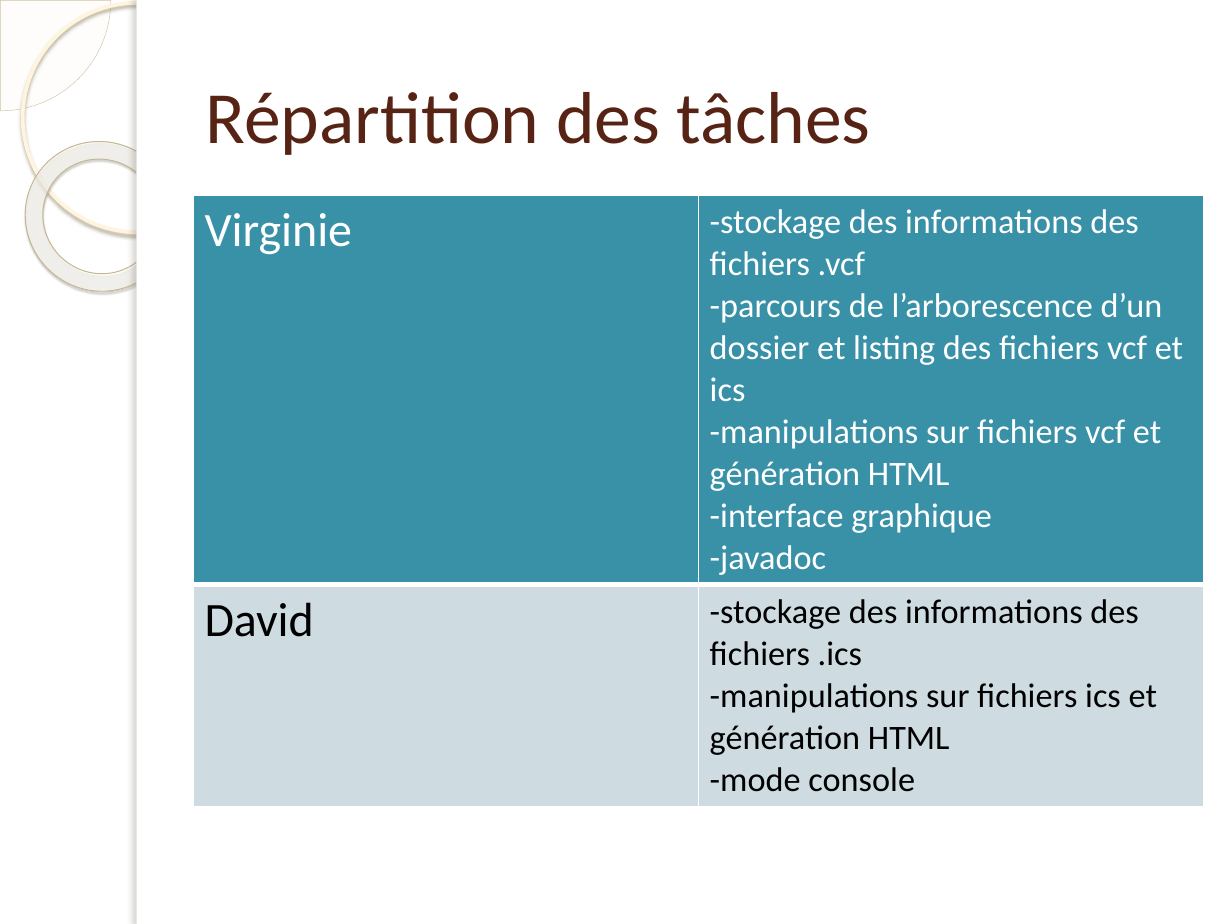
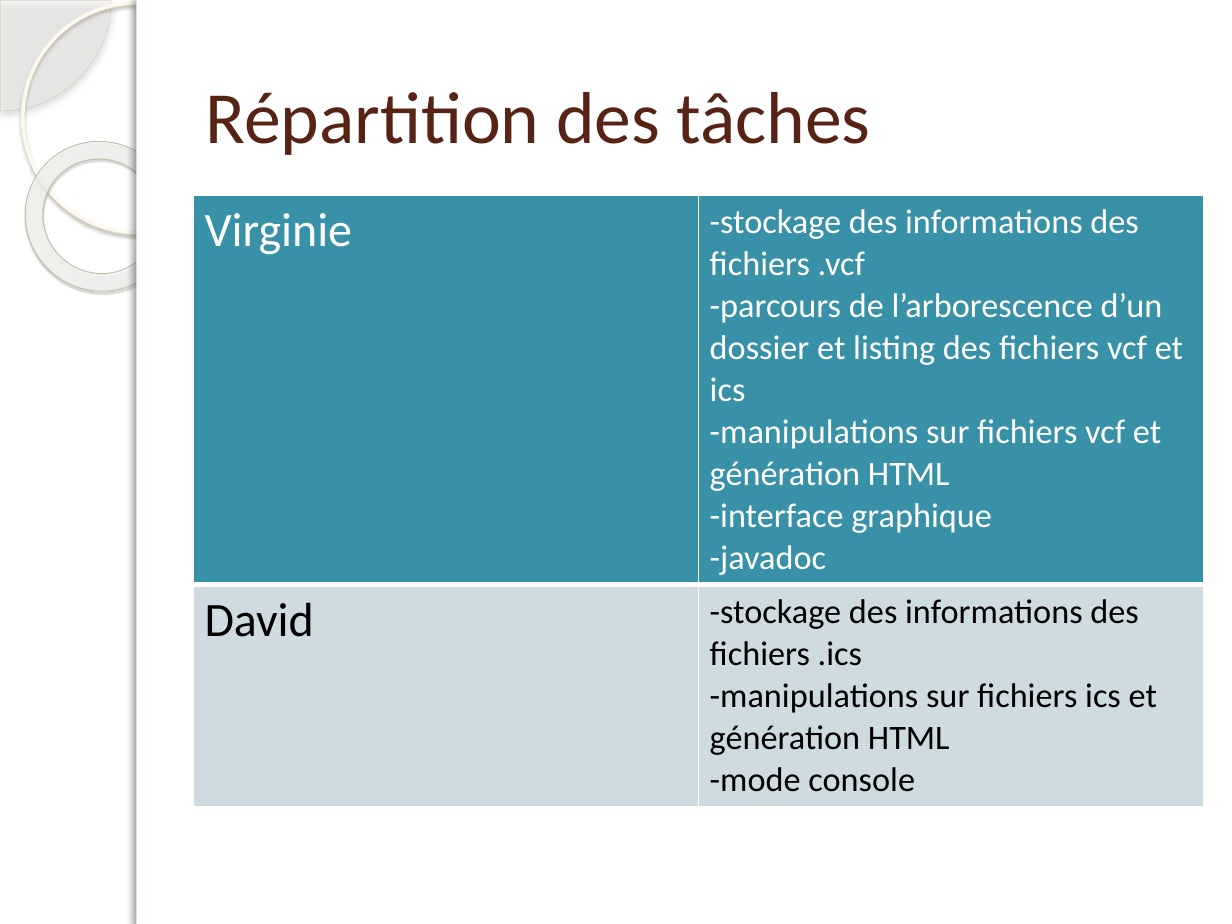
Before and after one commit to JavaVivi/Projet-JAVA-L2-, a slide deck: slide 2 of Livrables/De vCalendar à h-event.pptx. Drawn at 1232x924 pixels with LibreOffice and Linux fonts; fonts in the diff are those of the drawing; background and template pictures are left out. Boxes give left, top, right and bottom in pixels: in the first picture for what was removed or moved away, otherwise in the second. Text is boxed around its words. In the diff, an @@ line names an element or a change of style, - is before the commit and + after.

```diff
--- a/Livrables/De vCalendar à h-event.pptx
+++ b/Livrables/De vCalendar à h-event.pptx
@@ pie slice (boxed as its full ellipse) at (0,0,111,111): fill #FEFAF4 at 33% opacity to #FDFDF9 at 33% opacity; outline #D3C39F 0.25 pt to #D1CEBB 0.26 pt; shadow on @@
@@ ellipse at (22,2,251,232): outline #FFF5DE 2.15 pt to #FEFBEC 2.15 pt; shadow changed @@
@@ rectangle at (137,0,1232,924): shadow on @@
@@ rectangle at (137,0,147,924): shadow changed @@
@@ donut at (0,111,206,322): fill gradient #FFFCF6 to #FFFEFB to #F0D28E to gradient #FEFDFA to #FFFFFC to #E2DBB7; outline #C7B893 0.58 pt to #C5C1AE 0.57 pt; shadow changed @@
```
Also in this commit, not shown: 3 other slides changed.
